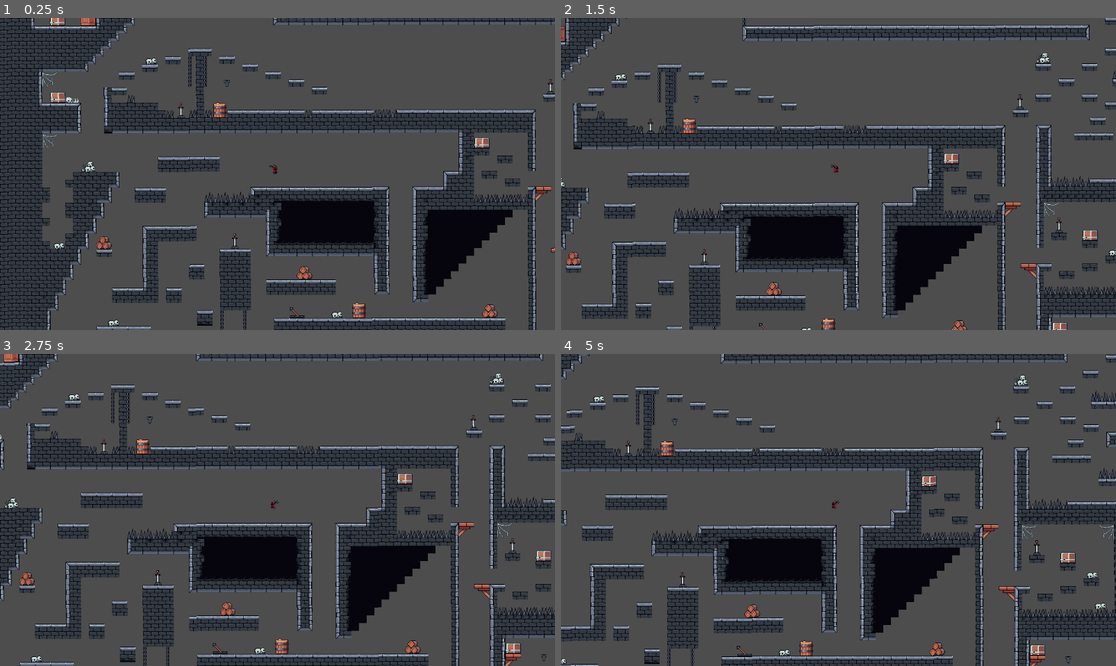
Above: before the commit, frames 1-4 (two rows, left to right).
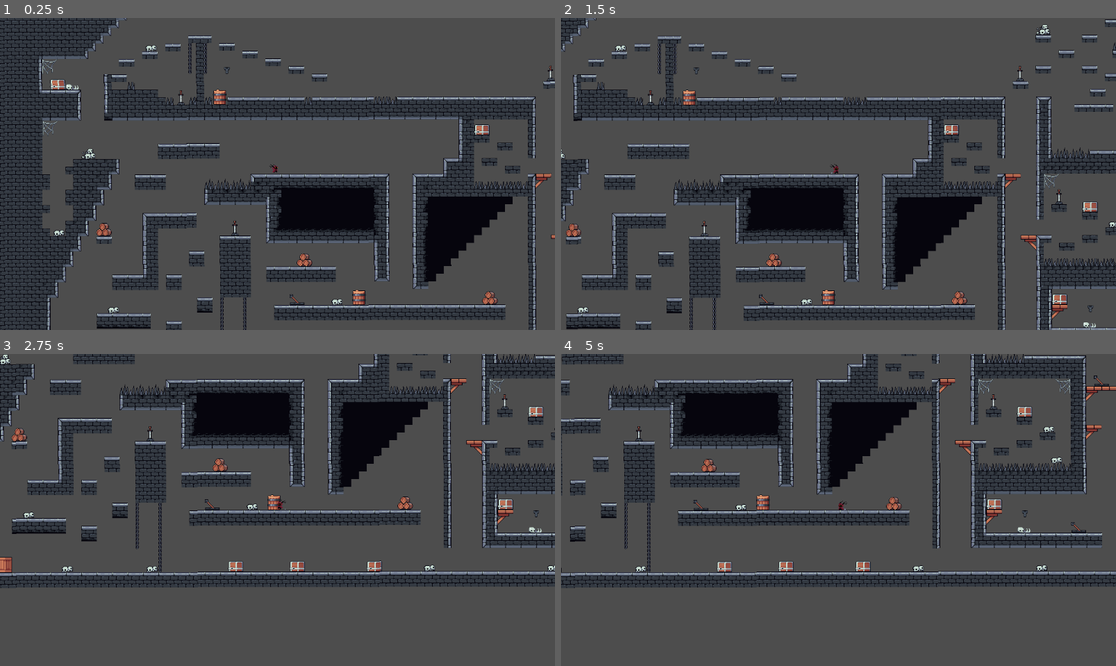
Above: after the commit, the same moments.

Repository: SinaEhsanzadeh/BugsBuzzy
Game: Godot game, scene res://Scenes/Main.tscn
Two runs of this game, one before a commit and one after it. Both use one fixed random seed, a clock stepped at 60 frames per second and the inputs below.
Inputs:
- Up to frame 1 (0.25 s): no input
- Up to frame 2 (1.5 s): tap Enter (ui_accept) at 0.5, 0.6, 0.77, 1.07, 1.35 s; hold Right (ui_right) from 0.53 s (still down)
- Up to frame 3 (2.75 s): tap Enter (ui_accept) at 1.52, 1.82, 2.1 s; release Right (ui_right) at 2.03 s; hold Left (ui_left) from 2.03 s (still down)
- Up to frame 4 (5 s): release Left (ui_left) at 2.78 s; hold Right (ui_right) 2.78-4.28 s; tap Enter (ui_accept) at 2.85, 3.02, 3.32, 3.6, 3.77, 4.07, 4.35, 4.52, 4.82 s; hold Left (ui_left) from 4.28 s (still down)

The runs differ from the first frame. In frame 1, 34% of the frame differs, in the area x 0-100%, y 0-100%; in frame 2, 41%; in frame 3, 48%; in frame 4, 48%.

Commit message:
complete

Diff:
--- a/bugs-buzzy/Scenes/Main.tscn
+++ b/bugs-buzzy/Scenes/Main.tscn
@@ -143,9 +143,9 @@
 9:4/0 = 0
 9:4/0/physics_layer_0/polygon_0/points = PackedVector2Array(-8, -0.71943474, -8, -1.7985859, -8, 8)
 12:4/0 = 0
-12:4/0/physics_layer_0/polygon_0/points = PackedVector2Array(-8, -0.71943474, -8, -1.7985859, -8, 8)
+12:4/0/physics_layer_0/polygon_0/points = PackedVector2Array(-8, 8, -8, -8, -0.9892235, -8, -1.1690826, 8)
 15:4/0 = 0
-15:4/0/physics_layer_0/polygon_0/points = PackedVector2Array(-8, -0.71943474, -8, -1.7985859, -8, 8)
+15:4/0/physics_layer_0/polygon_0/points = PackedVector2Array(0.9892235, 8, 1.528799, -8, 8, -8, 8, 8)
 0:5/0 = 0
 0:5/0/physics_layer_0/polygon_0/points = PackedVector2Array(8, -8, 8, 8, -8, 8, -8, -8)
 1:5/0 = 0
@@ -171,9 +171,9 @@
 11:5/0 = 0
 11:5/0/physics_layer_0/polygon_0/points = PackedVector2Array(-8, -0.71943474, -8, -1.7985859, -8, 8)
 12:5/0 = 0
-12:5/0/physics_layer_0/polygon_0/points = PackedVector2Array(-8, -0.71943474, -8, -1.7985859, -8, 8)
+12:5/0/physics_layer_0/polygon_0/points = PackedVector2Array(-8, 8, -8, -8, -0.9892235, -8, -1.1690826, 8)
 15:5/0 = 0
-15:5/0/physics_layer_0/polygon_0/points = PackedVector2Array(-8, -0.71943474, -8, -1.7985859, -8, 8)
+15:5/0/physics_layer_0/polygon_0/points = PackedVector2Array(0.9892235, 8, 1.528799, -8, 8, -8, 8, 8)
 0:6/0 = 0
 0:6/0/physics_layer_0/polygon_0/points = PackedVector2Array(8, -8, 8, 8, -8, 8, -8, -8)
 1:6/0 = 0
@@ -195,9 +195,9 @@
 9:6/0 = 0
 9:6/0/physics_layer_0/polygon_0/points = PackedVector2Array(-8, -0.71943474, -8, -1.7985859, -8, 8)
 12:6/0 = 0
-12:6/0/physics_layer_0/polygon_0/points = PackedVector2Array(-8, -0.71943474, -8, -1.7985859, -8, 8)
+12:6/0/physics_layer_0/polygon_0/points = PackedVector2Array(-8, 8, -8, -8, -0.9892235, -8, -1.1690826, 8)
 13:6/0 = 0
-13:6/0/physics_layer_0/polygon_0/points = PackedVector2Array(-8, -0.71943474, -8, -1.7985859, -8, 8)
+13:6/0/physics_layer_0/polygon_0/points = PackedVector2Array(0.9892235, 8, 1.528799, -8, 8, -8, 8, 8)
 14:6/0 = 0
 14:6/0/physics_layer_0/polygon_0/points = PackedVector2Array(-8, -0.71943474, -8, -1.7985859, -8, 8)
 15:6/0 = 0
@@ -227,9 +227,9 @@
 11:7/0 = 0
 11:7/0/physics_layer_0/polygon_0/points = PackedVector2Array(-8, -0.71943474, -8, -1.7985859, -8, 8)
 12:7/0 = 0
-12:7/0/physics_layer_0/polygon_0/points = PackedVector2Array(-8, -0.71943474, -8, -1.7985859, -8, 8)
+12:7/0/physics_layer_0/polygon_0/points = PackedVector2Array(-8, 8, -8, -8, -0.9892235, -8, -1.1690826, 8)
 13:7/0 = 0
-13:7/0/physics_layer_0/polygon_0/points = PackedVector2Array(-8, -0.71943474, -8, -1.7985859, -8, 8)
+13:7/0/physics_layer_0/polygon_0/points = PackedVector2Array(0.9892235, 8, 1.528799, -8, 8, -8, 8, 8)
 14:7/0 = 0
 14:7/0/physics_layer_0/polygon_0/points = PackedVector2Array(-8, -0.71943474, -8, -1.7985859, -8, 8)
 15:7/0 = 0
@@ -243,17 +243,17 @@
 5:8/0 = 0
 5:8/0/physics_layer_0/polygon_0/points = PackedVector2Array(8, -8, 8, 8, -8, 8, -8, -8)
 6:8/0 = 0
-6:8/0/physics_layer_0/polygon_0/points = PackedVector2Array(-8, -0.71943474, -8, -1.7985859, -8, 8)
+6:8/0/physics_layer_0/polygon_0/points = PackedVector2Array(-8, -8, 8, -8, 8, 5.215904, -8, 5.935339)
 7:8/0 = 0
-7:8/0/physics_layer_0/polygon_0/points = PackedVector2Array(-8, -0.71943474, -8, -1.7985859, -8, 8)
+7:8/0/physics_layer_0/polygon_0/points = PackedVector2Array(-8, -8, 8, -8, 8, 0.5395775, -8, 5.935339)
 8:8/0 = 0
-8:8/0/physics_layer_0/polygon_0/points = PackedVector2Array(-8, -0.71943474, -8, -1.7985859, -8, 8)
+8:8/0/physics_layer_0/polygon_0/points = PackedVector2Array(-8, -8, 8, -8, 8, 0.17985916, -8, -0.17985725)
 9:8/0 = 0
-9:8/0/physics_layer_0/polygon_0/points = PackedVector2Array(-8, -0.71943474, -8, -1.7985859, -8, 8)
+9:8/0/physics_layer_0/polygon_0/points = PackedVector2Array(-8, -8, 8, -8, 8, 0.17985916, -8, -0.17985725)
 10:8/0 = 0
-10:8/0/physics_layer_0/polygon_0/points = PackedVector2Array(-8, -0.71943474, -8, -1.7985859, -8, 8)
+10:8/0/physics_layer_0/polygon_0/points = PackedVector2Array(-8, -8, 8, -8, 8, 6.4749146, -8, -0.17985725)
 11:8/0 = 0
-11:8/0/physics_layer_0/polygon_0/points = PackedVector2Array(-8, -0.71943474, -8, -1.7985859, -8, 8)
+11:8/0/physics_layer_0/polygon_0/points = PackedVector2Array(-8, -8, 8, -8, 8, 5.215904, -8, 5.935339)
 12:8/0 = 0
 12:8/0/physics_layer_0/polygon_0/points = PackedVector2Array(-8, -0.71943474, -8, -1.7985859, -8, 8)
 13:8/0 = 0
@@ -271,9 +271,9 @@
 5:9/0 = 0
 5:9/0/physics_layer_0/polygon_0/points = PackedVector2Array(8, -8, 8, 8, -8, 8, -8, -8)
 6:9/0 = 0
-6:9/0/physics_layer_0/polygon_0/points = PackedVector2Array(-8, -0.71943474, -8, -1.7985859, -8, 8)
+6:9/0/physics_layer_0/polygon_0/points = PackedVector2Array(-8, -1.0791512, -0.62950516, -8, 8, -8, -8, 6.6547737)
 11:9/0 = 0
-11:9/0/physics_layer_0/polygon_0/points = PackedVector2Array(-8, -0.71943474, -8, -1.7985859, -8, 8)
+11:9/0/physics_layer_0/polygon_0/points = PackedVector2Array(1.528799, -8, 8, -0.71943474, 8, 5.215904, -8, -8)
 12:9/0 = 0
 12:9/0/physics_layer_0/polygon_0/points = PackedVector2Array(-8, -0.71943474, -8, -1.7985859, -8, 8)
 13:9/0 = 0
@@ -351,9 +351,9 @@
 5:12/0 = 0
 5:12/0/physics_layer_0/polygon_0/points = PackedVector2Array(-8, -0.71943474, -8, -1.7985859, -8, 8)
 6:12/0 = 0
-6:12/0/physics_layer_0/polygon_0/points = PackedVector2Array(-8, -0.71943474, -8, -1.7985859, -8, 8)
+6:12/0/physics_layer_0/polygon_0/points = PackedVector2Array(-8, -8, 8, -8, 8, 8, -8, 8)
 7:12/0 = 0
-7:12/0/physics_layer_0/polygon_0/points = PackedVector2Array(-8, -0.71943474, -8, -1.7985859, -8, 8)
+7:12/0/physics_layer_0/polygon_0/points = PackedVector2Array(-8, -8, 8, -8, 8, 8, -8, 8)
 0:13/0 = 0
 0:13/0/physics_layer_0/polygon_0/points = PackedVector2Array(8, -8, 8, 8, -8, 8, -8, -8)
 1:13/0 = 0
@@ -367,9 +367,9 @@
 5:13/0 = 0
 5:13/0/physics_layer_0/polygon_0/points = PackedVector2Array(-8, 8, 8, 8, -8, 8)
 6:13/0 = 0
-6:13/0/physics_layer_0/polygon_0/points = PackedVector2Array(-8, 8, 8, 8, -8, 8)
+6:13/0/physics_layer_0/polygon_0/points = PackedVector2Array(-8, -8, 8, -8, 8, 8, -8, 8)
 7:13/0 = 0
-7:13/0/physics_layer_0/polygon_0/points = PackedVector2Array(-8, 8, 8, 8, -8, 8)
+7:13/0/physics_layer_0/polygon_0/points = PackedVector2Array(-8, -8, 8, -8, 8, 8, -8, 8)
 11:4/0 = 0
 11:4/0/physics_layer_0/polygon_0/points = PackedVector2Array(-8, -0.71943474, -8, -1.7985859, -8, 8)
 11:6/0 = 0
@@ -797,8 +797,6 @@
 sources/2 = SubResource("TileSetAtlasSource_vy5pj")
 sources/3 = SubResource("TileSetAtlasSource_bmxlf")
 
-[sub_resource type="WorldBoundaryShape2D" id="WorldBoundaryShape2D_r150o"]
-
 [node name="Main" type="Node2D"]
 
 [node name="TileMapLayer" type="TileMapLayer" parent="."]
@@ -807,10 +805,4 @@
 tile_map_data = PackedByteArray("AAD+/wAAAAACAAAAAAD+/wEAAAAHAAYAAAD//wAAAAADAAAAAAD//wEAAAADAAEAAAAAAAAAAAACAAAAAAAAAA …(56336 unchanged characters)…
 tile_set = SubResource("TileSet_rgh2o")
 
-[node name="StaticBody2D" type="StaticBody2D" parent="TileMapLayer"]
-position = Vector2(-8, -27)
-
-[node name="CollisionShape2D" type="CollisionShape2D" parent="TileMapLayer/StaticBody2D"]
-shape = SubResource("WorldBoundaryShape2D_r150o")
-
 [node name="Player" parent="." instance=ExtResource("1_r150o")]
--- a/bugs-buzzy/Scripts/character_body_2d.gd
+++ b/bugs-buzzy/Scripts/character_body_2d.gd
@@ -1,10 +1,18 @@
 extends CharacterBody2D
 
 @onready var sprite = $AnimatedSprite2D
-
+@onready var attacking = false
+@onready var isgoingleft = false
+@onready var hurtboxsprite = $Hurtbox/AnimatedSprite2D
 const SPEED = 200.0
 const JUMP_VELOCITY = -300.0
 
+func _process(delta):
+	if Input.is_action_just_pressed("attack"):
+		attack()
+
+func attack():
+	hurtboxsprite.play("slash")
 
 func _physics_process(delta: float) -> void:
 
@@ -13,7 +21,7 @@
 		sprite.play("jump")
 
 
-	if Input.is_action_just_pressed("ui_accept") and is_on_floor():
+	if Input.is_action_just_pressed("ui_up") and is_on_floor():
 		sprite.play("jump")
 		velocity.y = JUMP_VELOCITY
 
@@ -22,10 +30,25 @@
 		velocity.x = direction * SPEED
 		if not velocity.y:
 			sprite.play("move")
-		sprite.flip_h = direction < 0
+
+		if direction < 0 and not isgoingleft:
+			self.scale.x = -1
+			isgoingleft = true
+
+		if direction > 0 and isgoingleft:
+			self.scale.x = -1
+			isgoingleft = false
+
+
+
 	else:
 		velocity.x = move_toward(velocity.x, 0, SPEED)
 		if is_on_floor():
 			sprite.play("default")
 
 	move_and_slide()
+
+
+func _on_hurtbox_area_entered(area: Area2D) -> void:
+	if area.is_in_group("enemy"):
+		pass
Not shown: 1 places in bugs-buzzy/Scenes/Main.tscn that only renumber resources
